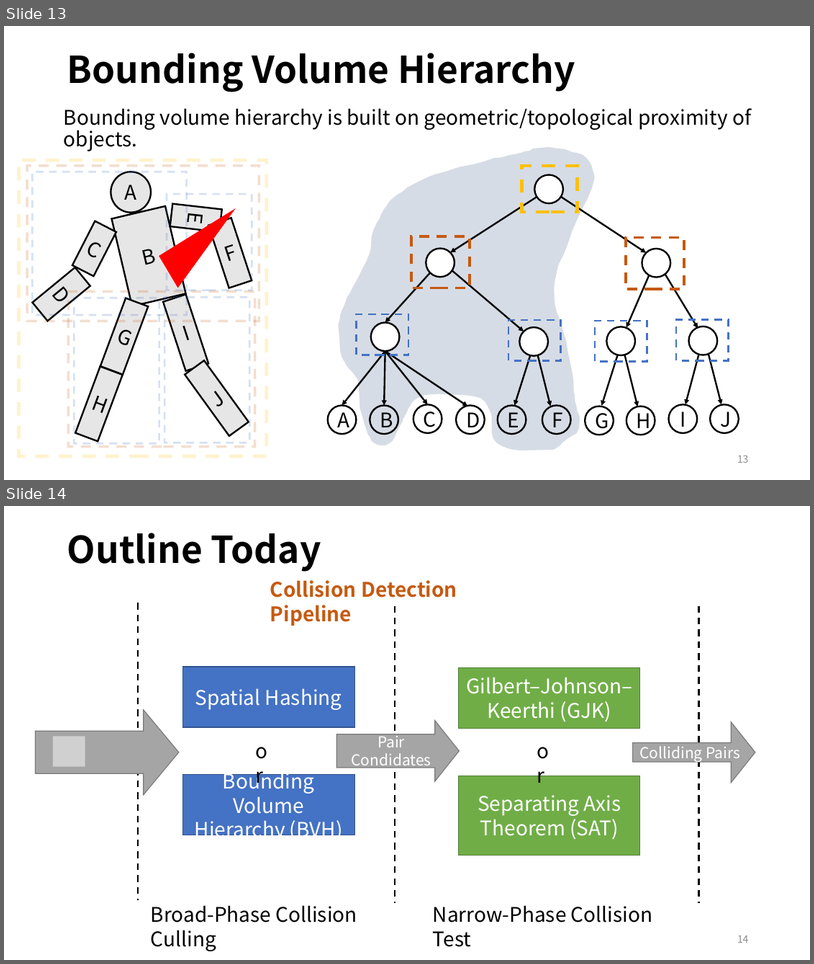
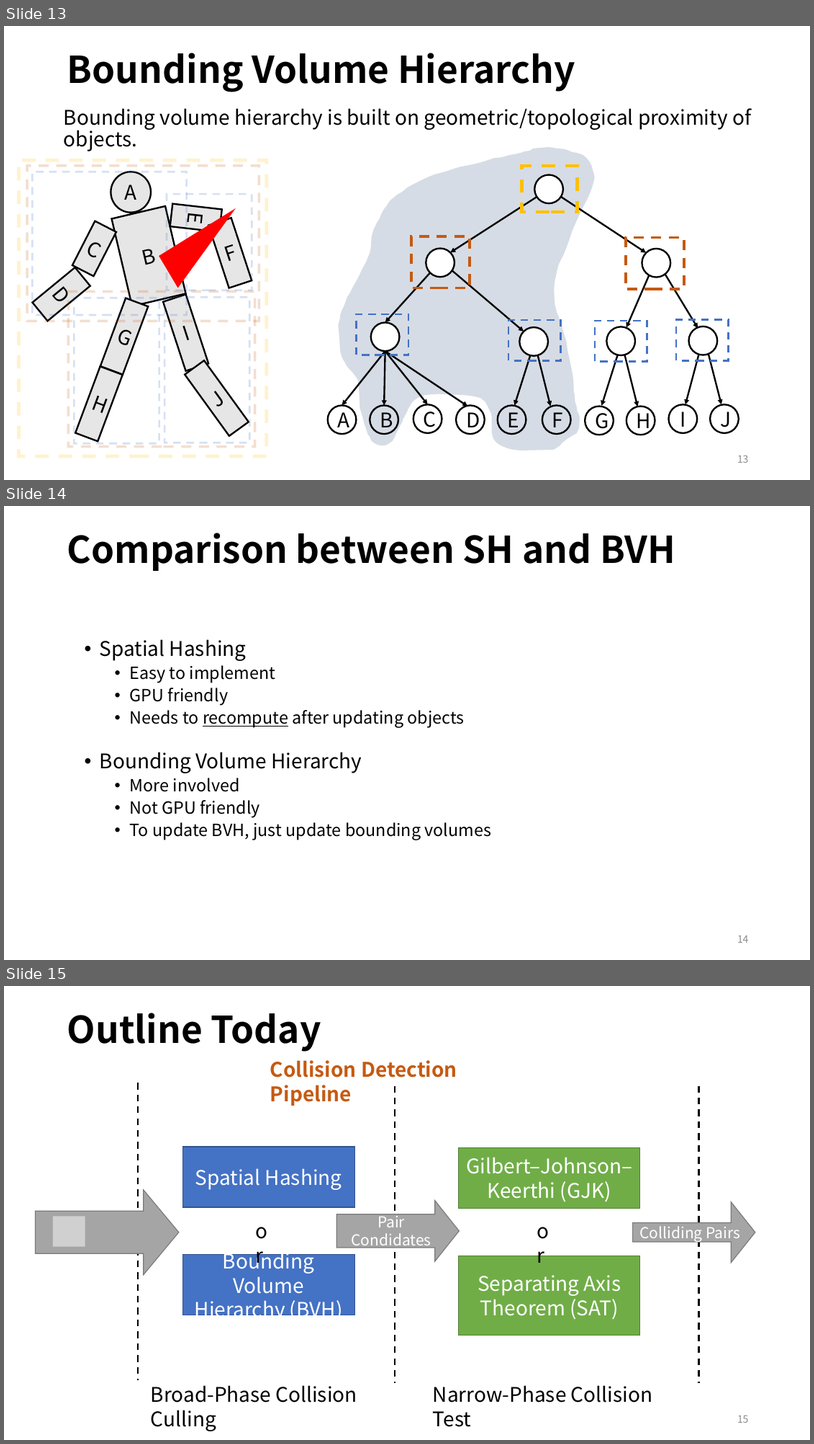
Before and after one commit to LILKOTYO/Lab-Presentation, a slide deck: 20230327_Collision_Detection/Collision_Detection.pptx. Shown one above the other, each under a label of ours: slides 13 and 14 before the commit, slides 13, 14 and 15 after it. The pictures are 814x964 and 814x1444 pixels, drawn with LibreOffice and Linux fonts; fonts in the diff are those of the drawing; grey boxes stand for pictures. Boxes give left, top, right and bottom in pixels: in the first picture for what was removed or moved away, otherwise in the second. Text is boxed around its words. In the diff, an @@ line names an element or a change of style, - is before the commit and + after.

```diff
--- a/20230327_Collision_Detection/Collision_Detection.pptx
+++ b/20230327_Collision_Detection/Collision_Detection.pptx
@@ slide 14 added at (x1=4, y1=506, x2=810, y2=960), background #FFFFFF @@
@@ title added at (x1=67, y1=533, x2=676, y2=571), 44 pt, text #000000, bold @@
+Comparison between SH and BVH
@@ text added at (x1=100, y1=639, x2=492, y2=840), 20 pt, text #000000 @@
+• Spatial Hashing
+  • Easy to implement
+  • GPU friendly
+  • Needs to recompute after updating objects
+• Bounding Volume Hierarchy
+  • More involved
+  • Not GPU friendly
+  • To update BVH, just update bounding volumes
@@ page number added at (x1=738, y1=935, x2=749, y2=942), 12 pt, text #8C8C8C @@
+14
@@ what was slide 14 is now slide 15 @@
@@ page number at (x1=738, y1=1415, x2=749, y2=1422): text changed @@
-14
+15
```
Also in this commit, not shown: 3 slides changed, 7 other slides added.
